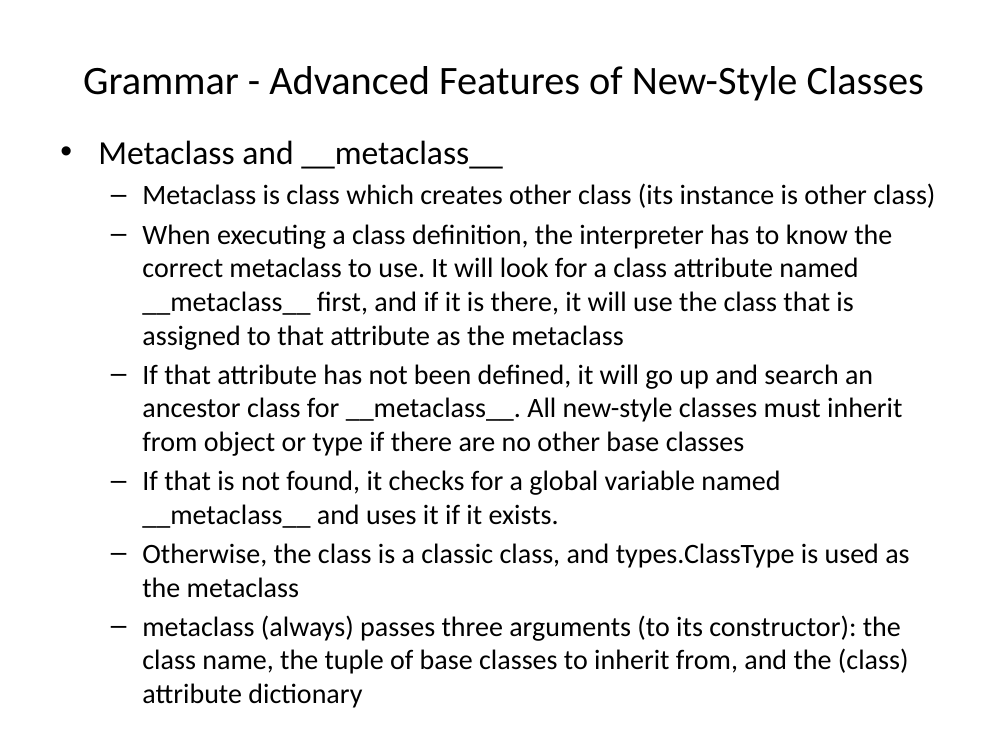
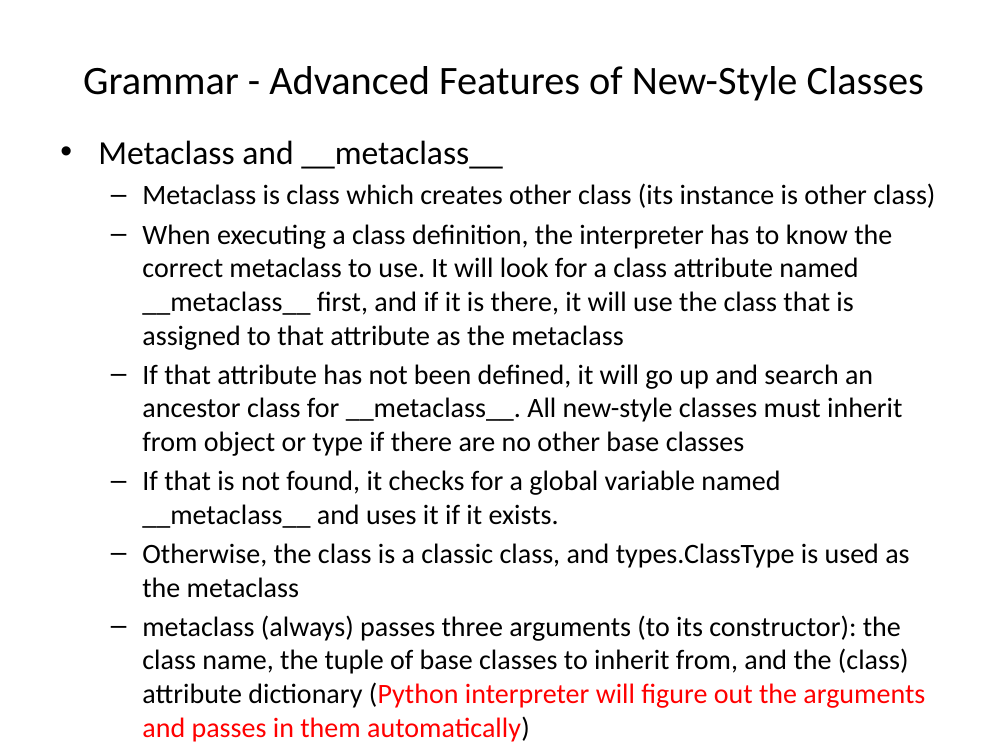
Before and after one commit to chenziliang/summary-of-the-books, a slide deck: slide 63 of Core Python.pptx. Drawn at 1008x756 pixels with LibreOffice and Linux fonts; fonts in the diff are those of the drawing. Boxes give left, top, right and bottom in pixels: in the first picture for what was removed or moved away, otherwise in the second. Text is boxed around its words. In the diff, an @@ line names an element or a change of style, - is before the commit and + after.

Commit message:
core python

```diff
--- a/Core Python.pptx
+++ b/Core Python.pptx
@@ text at [142,615,925,742]: text changed @@
-  – metaclass (always) passes three arguments (to its constructor): the class name, the tuple of base classes to inherit from, and the (class) attribute dictionary
+  – metaclass (always) passes three arguments (to its constructor): the class name, the tuple of base classes to inherit from, and the (class) attribute dictionary (Python interpreter will figure out the arguments and passes in them automatically)
```
Also in this commit, not shown: 22 other slides changed, 1 slide removed, 1 other file.
